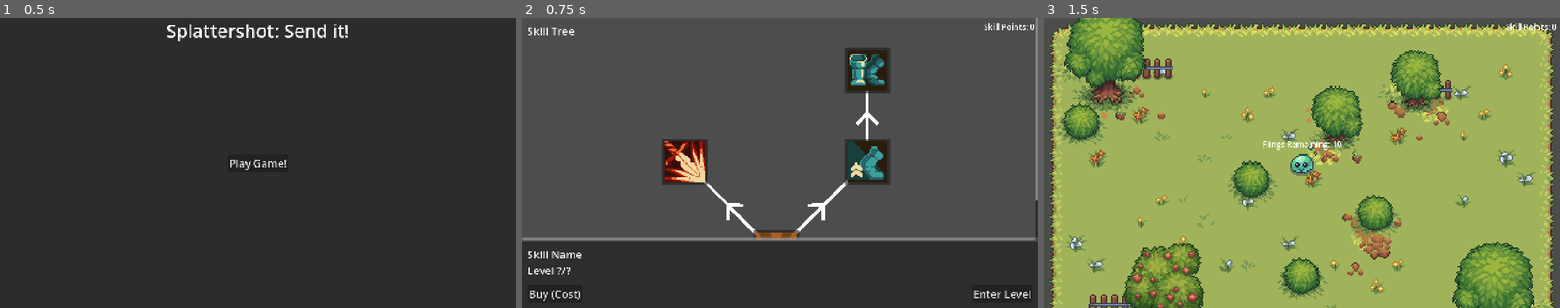
Above: before the commit, frames 1-3 (left to right).
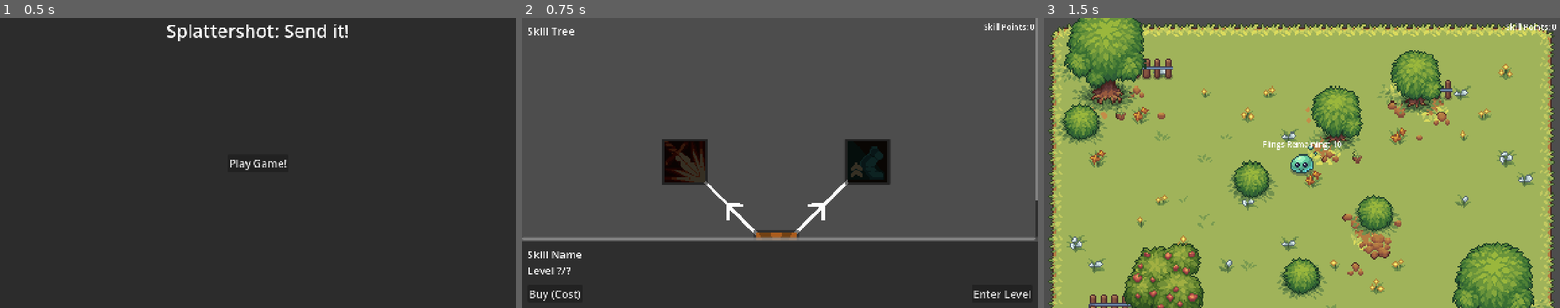
Above: after the commit, the same moments.

Repository: Auseawesome/HavenBounceBack
Game: Godot game, scene res://main.tscn
Same seed, same stepped clock (60 frames per second), same inputs: the game is played once before the commit and once after it.
Inputs:
- Up to frame 1 (0.5 s): no input
- Up to frame 2 (0.75 s): click "Play Game!" at 0.5 s
- Up to frame 3 (1.5 s): click "Enter Level" at 1.25 s

Frame 1 is identical in both runs. In frame 2, 3.7% of the frame differs, in the area x 27-72%, y 10-57%; in frame 3, nothing differs.

Commit message:
Skill dependency hiding and revealing

Diff:
--- a/skills/multi_level_skill.gd
+++ b/skills/multi_level_skill.gd
@@ -22,3 +22,6 @@
 
 func _to_string() -> String:
 	return resource_name + "\nLevel: " + str(current_level) + "/" + str(max_level)
+
+func get_proportion_completed() -> float:
+	return float(current_level) / max_level
--- a/skills/skill.gd
+++ b/skills/skill.gd
@@ -22,3 +22,6 @@
 
 @abstract
 func get_shop_message() -> String
+
+@abstract
+func get_proportion_completed() -> float
--- a/ui/skill_tree/skill_tree_contents.tscn
+++ b/ui/skill_tree/skill_tree_contents.tscn
@@ -39,6 +39,7 @@
 script = ExtResource("3_rst24")
 skill = ExtResource("4_gjyfs")
 dependencies = [NodePath("..")]
+dependency_proportion_needed = 0.3
 metadata/_custom_type_script = "uid://bk7mkgs6cdmm6"
 
 [node name="SprintingStart" type="Control" parent="ANewSlime" unique_id=1379219734 node_paths=PackedStringArray("dependencies")]
@@ -51,9 +52,10 @@
 script = ExtResource("3_rst24")
 skill = ExtResource("5_s23nm")
 dependencies = [NodePath("..")]
+dependency_proportion_needed = 0.65
 metadata/_custom_type_script = "uid://bk7mkgs6cdmm6"
 
-[node name="SprintingStart" type="Control" parent="ANewSlime/SprintingStart" unique_id=160443258 node_paths=PackedStringArray("dependencies")]
+[node name="RightfulRebound" type="Control" parent="ANewSlime/SprintingStart" unique_id=160443258 node_paths=PackedStringArray("dependencies")]
 custom_minimum_size = Vector2(136, 136)
 anchors_preset = 0
 offset_top = -272.0
@@ -62,4 +64,5 @@
 script = ExtResource("3_rst24")
 skill = ExtResource("6_e1xs4")
 dependencies = [NodePath("..")]
+dependency_proportion_needed = 0.5
 metadata/_custom_type_script = "uid://bk7mkgs6cdmm6"
--- a/ui/skill_tree/skill_upgrade.gd
+++ b/ui/skill_tree/skill_upgrade.gd
@@ -3,6 +3,8 @@
 extends Control
 
 signal skill_moved
+
+signal skill_state_changed
 
 @export
 var skill: Skill:
@@ -20,6 +22,21 @@
 		update_dependency_signals()
 		update_dependency_lines()
 
+@export
+var all_dependencies_needed: bool
+
+@export
+var dependency_proportion_needed: float
+
+enum SkillVisibilityState {
+	UNKNOWN,
+	HIDDEN,
+	GREY,
+	REVEALED
+}
+
+var current_visibility_state: SkillVisibilityState
+
 var dependency_lines: Array[Line2D]
 
 var inner_button := Button.new()
@@ -33,6 +50,12 @@
 	update_size()
 
 	set_notify_transform(true)
+
+func _ready() -> void:
+	if not Engine.is_editor_hint():
+		update_visibility()
+		for dependency in dependencies:
+			dependency.skill_state_changed.connect(update_visibility)
 
 func update_size() -> void:
 	var icon_size := Vector2.ZERO
@@ -110,8 +133,32 @@
 func _on_button_pressed() -> void:
 	Globals.skill_tree.update_skill_information(self)
 
+func dependencies_satisifed() -> bool:
+	if len(dependencies) == 0:
+		return true
+
+	var valid_dependencies := 0
+	for dependency in dependencies:
+		var prop := dependency.skill.get_proportion_completed()
+		if prop >= dependency_proportion_needed:
+			valid_dependencies += 1
+
+	if valid_dependencies < 1:
+		return false
+
+	if not all_dependencies_needed:
+		return true
+
+	if valid_dependencies == len(dependencies):
+		return true
+
+	return false
+
 func _on_skill_bought() -> bool:
-	var cost = skill.cost.get_value()
+	if not dependencies_satisifed():
+		return false
+
+	var cost := skill.cost.get_value()
 
 	if cost > Globals.current_points:
 		return false
@@ -120,4 +167,32 @@
 
 	skill.upgrade_skill()
 	Globals.current_points -= cost
+	skill_state_changed.emit()
 	return true
+
+func update_visibility() -> void:
+	if current_visibility_state == SkillVisibilityState.REVEALED:
+		return
+
+	if dependencies_satisifed():
+		visible = true
+		inner_button.self_modulate = Color(1.0, 1.0, 1.0, 1.0)
+		skill_state_changed.emit()
+		return
+
+	if current_visibility_state == SkillVisibilityState.GREY:
+		return
+
+	for dependency in dependencies:
+		if dependency.dependencies_satisifed():
+			visible = true
+			inner_button.self_modulate = Color(0.22, 0.22, 0.22, 1.0)
+			skill_state_changed.emit()
+			return
+
+	if current_visibility_state == SkillVisibilityState.HIDDEN:
+		return
+
+	visible = false
+	skill_state_changed.emit()
+	return
